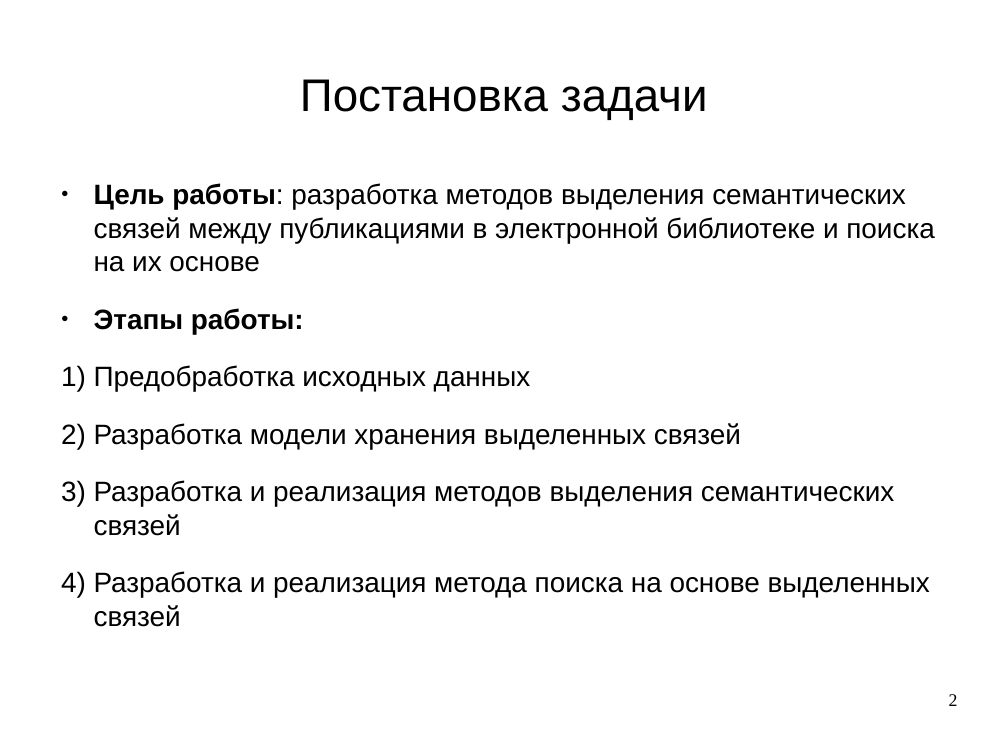
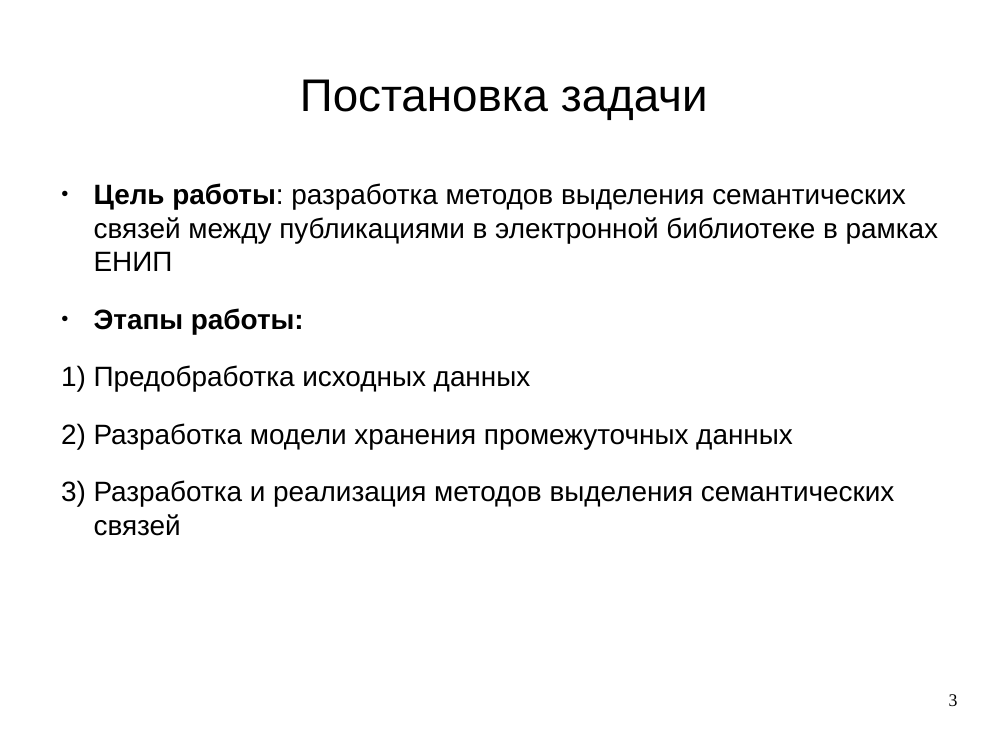
Before and after one commit to kfr2359/SemanticLinkExtraction, a slide deck: slide 3 of docs/final report.odp (slide 2 before the commit). Drawn at 1008x756 pixels with LibreOffice and Linux fonts; fonts in the diff are those of the drawing. Boxes give left, top, right and bottom in pixels: in the first picture for what was removed or moved away, otherwise in the second. Text is boxed around its words. In the diff, an @@ line names an element or a change of style, - is before the commit and + after.

```diff
--- a/docs/final report.odp
+++ b/docs/final report.odp
@@ text at (94, 183, 938, 271): text changed @@
-● Цель работы: разработка методов выделения семантических связей между публикациями в электронной библиотеке и поиска на их основе
+● Цель работы: разработка методов выделения семантических связей между публикациями в электронной библиотеке в рамках ЕНИП
@@ text at (94, 423, 793, 449): text changed @@
-2) Разработка модели хранения выделенных связей
+2) Разработка модели хранения промежуточных данных
@@ text at (94, 571, 930, 627): paragraph removed @@
-4) Разработка и реализация метода поиска на основе выделенных связей
@@ page number at (949, 694, 958, 706): text changed @@
-2
+3
```
Also in this commit, not shown: 3 other slides changed, 2 slides added, 3 other files.
